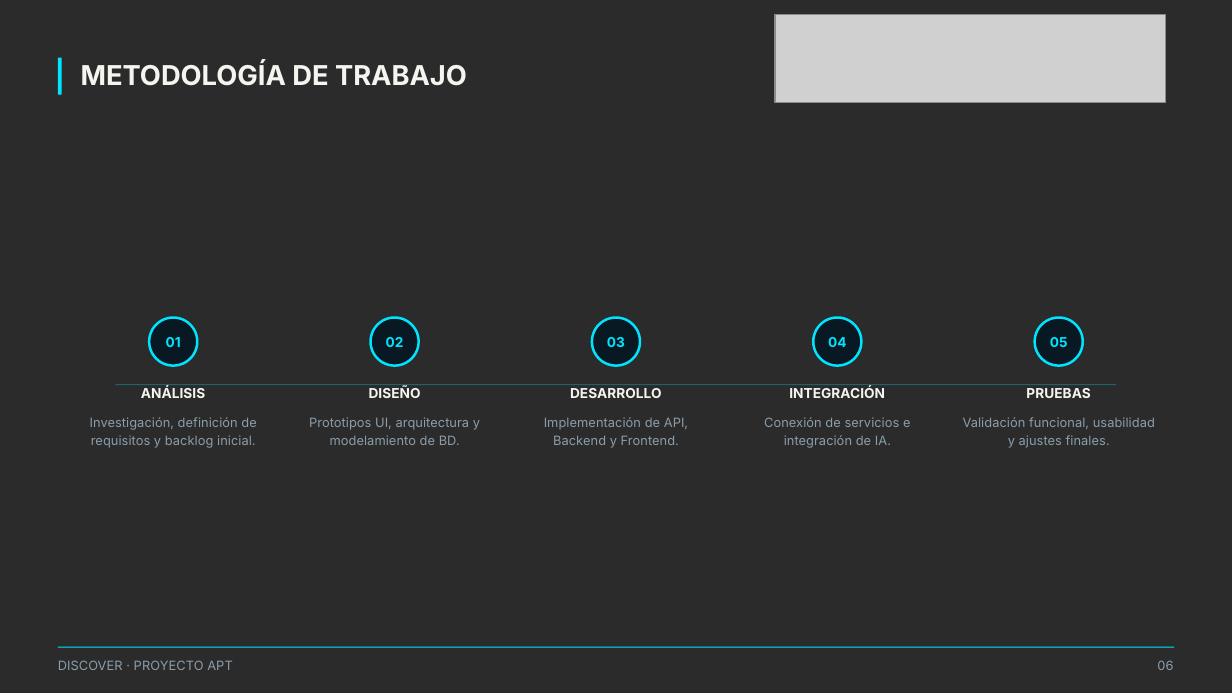
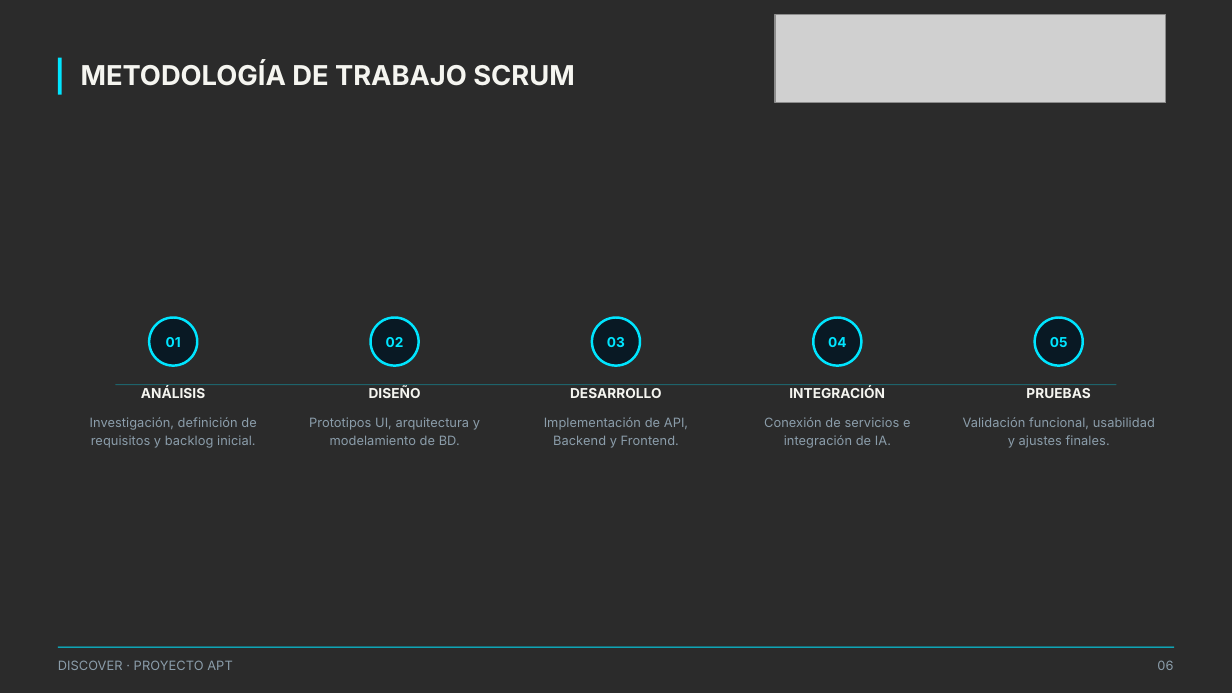
Before and after one commit to Jordanopoque/Discover, a slide deck: slide 6 of Fase 1/Evidencias Grupales/Presentación Proyecto.pptx. Drawn at 1232x693 pixels with LibreOffice and Linux fonts; fonts in the diff are those of the drawing; grey boxes stand for pictures; background and template pictures are left out; a plain dark background stands for a picture behind light text. Boxes give left, top, right and bottom in pixels: in the first picture for what was removed or moved away, otherwise in the second. Text is boxed around its words. In the diff, an @@ line names an element or a change of style, - is before the commit and + after.

```diff
--- a/Fase 1/Evidencias Grupales/Presentación Proyecto.pptx
+++ b/Fase 1/Evidencias Grupales/Presentación Proyecto.pptx
@@ text at (81, 62, 574, 86): text changed @@
-METODOLOGÍA DE TRABAJO
+METODOLOGÍA DE TRABAJO SCRUM
```
Also in this commit, not shown: 5 other slides changed, 1 other file.
